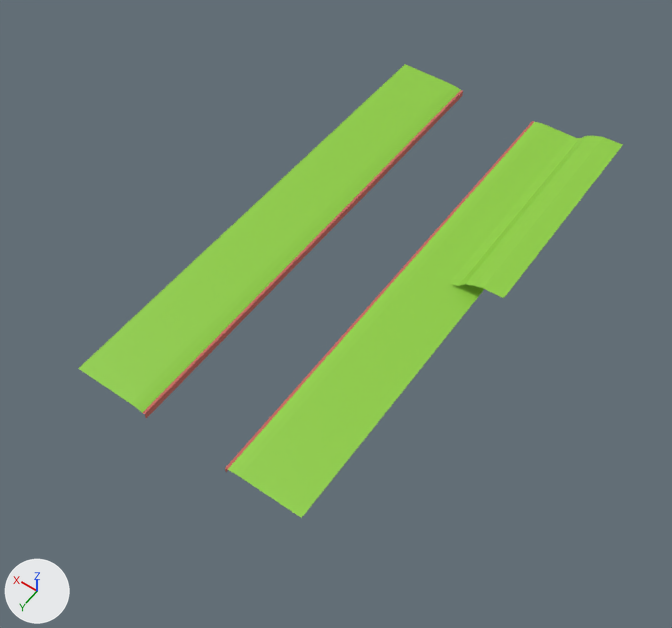
Two versions of the glTF model public/assets/models/maps/FDL Circuit/offroad.glb, one commit apart.
The view is the same before and after, from a 50 mm lens placed at (-227.0, 340.0, 515.0), pointed at (14.0, 1.0, -17.0). The lights are fixed; the arrows at lower left show +X, +Y and +Z. The older version comes first. Where no turn or scale is listed for an object, it has been applied to the vertices. Vertices at exactly the same position are counted once.

Objects in the first picture: 'Hill', 'Offroad1'.
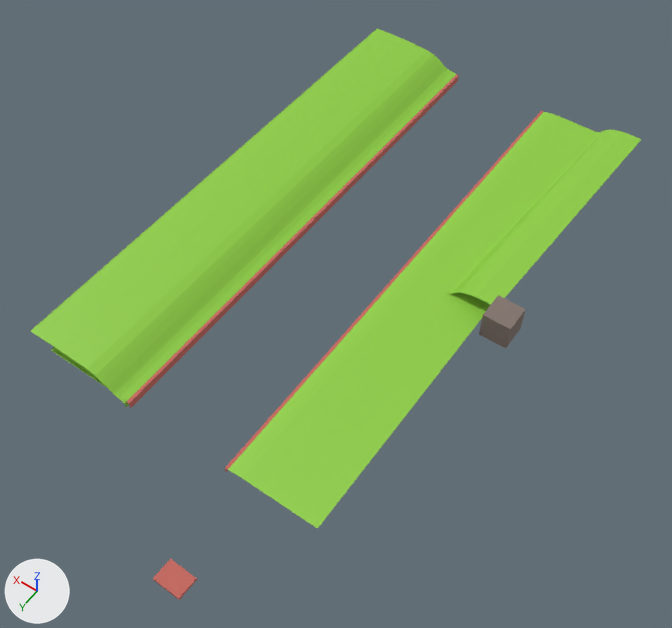
Location of each change, (x1, y1, x2, y2) in pixels of the pictures (672 x 628 px; the box of a moved part takes in the faces that stretch with it):
'Offroad1', reshaped, moved, rescaled (11% wider)
    before: (78, 64, 575, 518)
    after: (51, 69, 601, 529)
'Hill.001', added (green)
    after: (31, 28, 450, 407)
'Hill', reshaped, moved, turned
    before: (449, 136, 623, 298)
    after: (446, 130, 641, 305)
'BridgeEnd.002', added
    after: (479, 295, 526, 348)
'Cube.005', added (red)
    after: (153, 558, 197, 600)
part 1 of me_cube_003, added
    after: (442, 69, 601, 144)
part 2 of me_cube_007, added (green)
    after: (587, 140, 633, 160)
part 3 of me_cube_007, added (green)
    after: (596, 130, 641, 149)
part 4 of me_cube_007, moved or reshaped
    before: (473, 136, 623, 298)
    after: (467, 155, 623, 305)

The change, as a list of edits to the scene's bpy script:
```text
Add mat_brickgray_002:
    mat_brickgray_002 = principled_material('BrickGray.002')
    mat_brickgray_002.base_color = (0.231, 0.181, 0.159)  # grey #84766f
    mat_brickgray_002.roughness = 1.0
Add mat_brickred_004:
    mat_brickred_004 = principled_material('BrickRed.004')
    mat_brickred_004.base_color = (0.558, 0.144, 0.12)  # red #c56a61
    mat_brickred_004.roughness = 1.0
Add mat_grass_002:
    mat_grass_002 = bpy.data.materials.new('Grass.002')
    # nodes: BsdfPrincipled, Mix, OutputMaterial, VertexColor
    # colours: green #8fce41, mixed with the vertex colours
Change me_cube_003:
    used by ob_offroad1; location = (25.5, 143.1, -1.0); scale = (7.72, 8.0, 3.85)
    remove me_cube_003.from_pydata(...)  # 364 vertices, 600 faces; spans x -12.0..12.0, y -49.0..1.0, z -1.0..1.0
    add me_cube_003.from_pydata(...)  # 378 vertices, 624 faces; spans x -12.0..12.0, y -51.0..1.0, z -1.0..1.0
    me_cube_003 part 1
    14 new vertices lie (0.0, -2.0, 0.0) away from vertices in x -12.0..12.0, y -49.0, z -1.0..1.0
    16 new faces join them, mat_grass
    8 new faces join them, mat_brickred
Change me_cube_007:
    used by ob_hill; location = (-47.4, -63.7, 0.5); scale = (7.72, 8.0, 4.0)
    remove me_cube_007.from_pydata(...)  # 104 vertices, 168 faces; spans x -5.1..0.6, y -23.0..1.0, z -1.0..3.9
    add me_cube_007.from_pydata(...)  # 224 vertices, 196 faces; spans x -5.1..0.6, y -27.0..1.0, z -1.0..3.9
    me_cube_007 part 2: a new loose piece of 16 vertices spanning x -5.1..0.6, y -25.0..-23.0, z -1.0..3.9, in mat_grass_001
    me_cube_007 part 3: a new loose piece of 16 vertices spanning x -5.1..0.6, y -27.0..-25.0, z -1.0..3.9, in mat_grass_001
    me_cube_007 part 4
    12 vertices are removed from x -2.9, y -23.0..-1.0, z 3.8
    157 faces are deleted
    1 vertex moves from x -2.9, y 1.0, z 3.8 to x -2.9, y 1.0, z 3.7
    77 new vertices lie (0.0, 2.0, 0.0) away from vertices in x -5.1..0.6, y -23.0..-3.0, z -1.0..3.9
    23 new vertices lie (2.2, 0.0, -0.2) away from vertices in x -5.1, y -23.0..-1.0, z 3.9
    157 new faces join them
Add me_cube_012:
    me_cube_012.from_pydata(...)  # a box spanning x -10.6..10.6, y -10.6..10.6, z -10.9..10.9
    me_cube_012.materials.append(mat_brickgray_002)  # grey #84766f
Add me_cube_013:
    me_cube_013.from_pydata(...)  # 20 vertices, 28 faces; spans x -11.2..9.1, y 212.5..227.7, z -1.2..1.2
    me_cube_013.materials.append(mat_brickred_004)  # red #c56a61
Add me_cube_009:
    me_cube_009.from_pydata(...)  # 516 vertices, 468 faces; spans x -5.0..78.0, y -8.0..408.0, z -4.0..16.0
    me_cube_009.materials.append(mat_grass_002)
Change ob_offroad1:
    ob_offroad1.location: (25.5, 143.1, -1.0) -> (32.5, 143.1, -1.0)
    ob_offroad1.scale: (7.72, 8.0, 3.85) -> (9.28, 8.0, 4.0)
Change ob_hill:
    ob_hill.location: (-47.4, -63.7, 0.5) -> (-47.4, -55.2, -0.2)
    ob_hill.rotation_euler: (0.0, 0.0, 0.0) -> (0.0262, 0.0, -0.0349)  # degrees (0, 0, 0) -> degrees (1.5, 0, -2)
Add ob_bridgeend_002:
    ob_bridgeend_002 = bpy.data.objects.new('BridgeEnd.002', me_cube_012)
    ob_bridgeend_002.location = (-92.5, -45.7, 4.9)
Add ob_cube_005:
    ob_cube_005 = bpy.data.objects.new('Cube.005', me_cube_013)
    ob_cube_005.location = (-29.3, 2.5, 0.5)
Add ob_hill_001:
    ob_hill_001 = bpy.data.objects.new('Hill.001', me_cube_009)
    ob_hill_001.location = (80.3, -255.4, -1.0)
```
